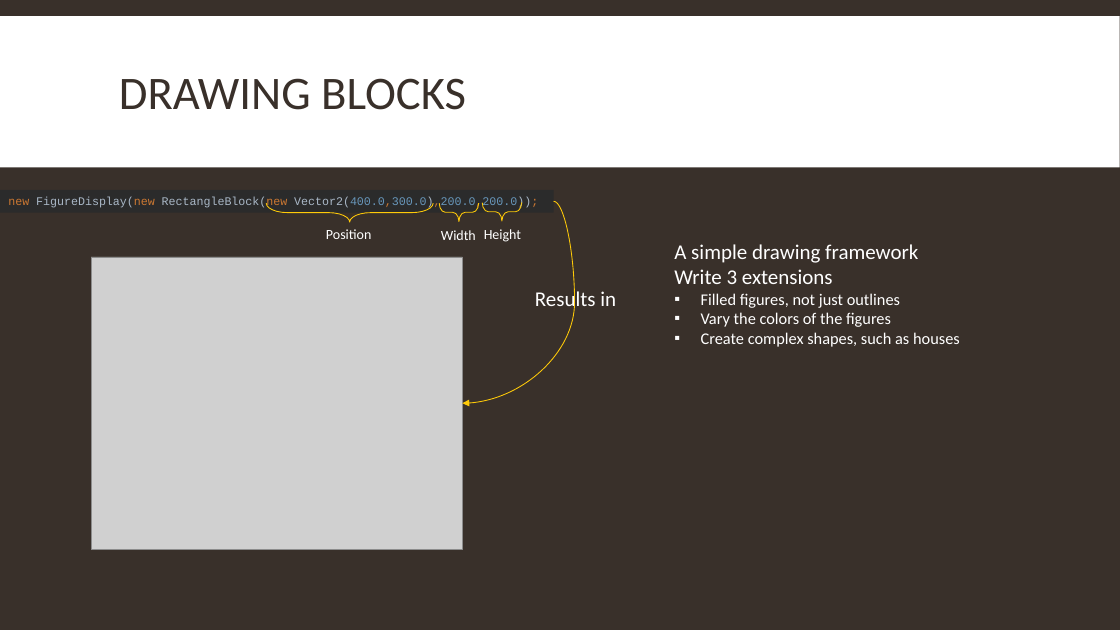
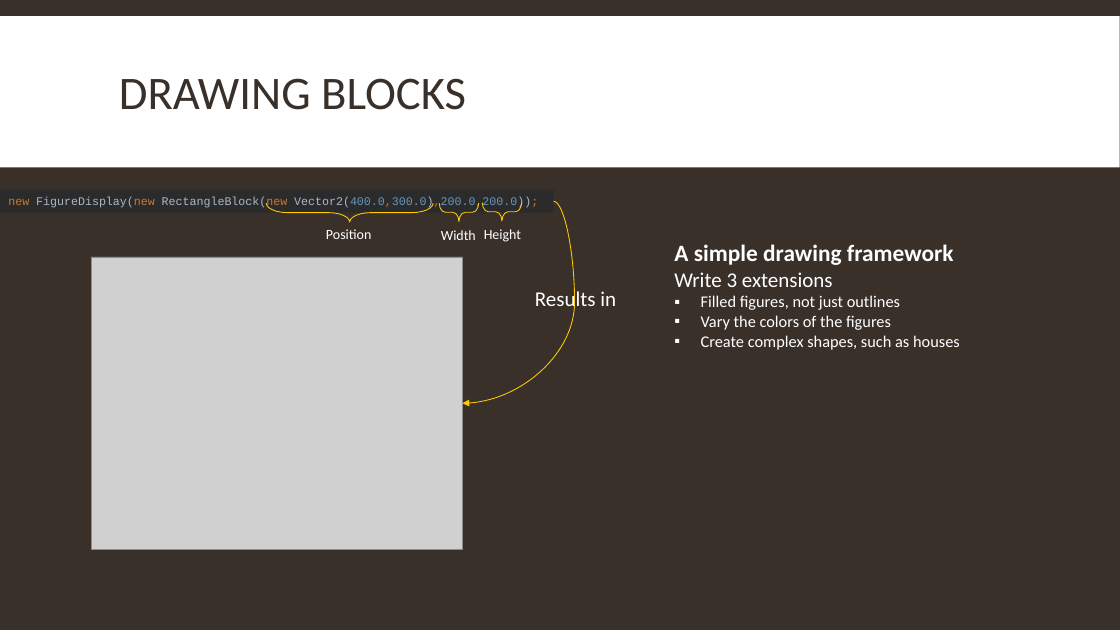
Before and after one commit to lukaspj/STT-IDEA-Talk, a slide deck: slide 7 of I’ve got an Idea.pptx. Drawn at 1120x630 pixels with LibreOffice and Linux fonts; fonts in the diff are those of the drawing; grey boxes stand for pictures. Boxes give left, top, right and bottom in pixels: in the first picture for what was removed or moved away, otherwise in the second. Text is boxed around its words. In the diff, an @@ line names an element or a change of style, - is before the commit and + after.

```diff
--- a/I’ve got an Idea.pptx
+++ b/I’ve got an Idea.pptx
@@ text at box(674, 244, 954, 265): size 18 to 20 pt, bold on in "A simple drawing framework" @@
```
Also in this commit, not shown: 1 other slide changed.
